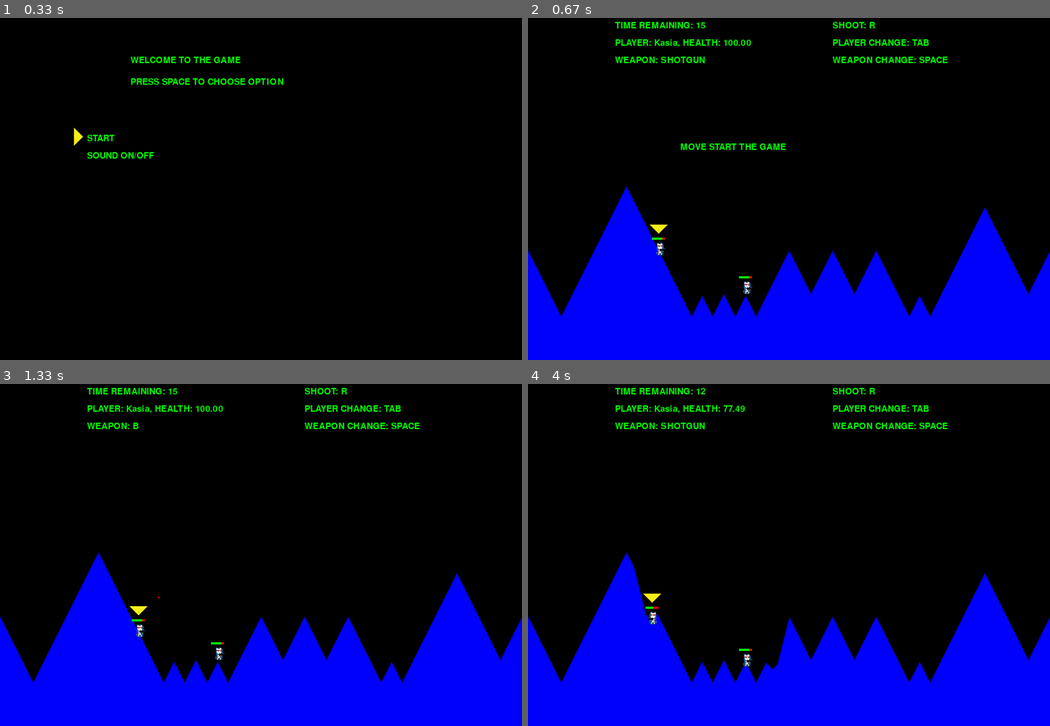
Above: before the commit, frames 1-4 (two rows, left to right).
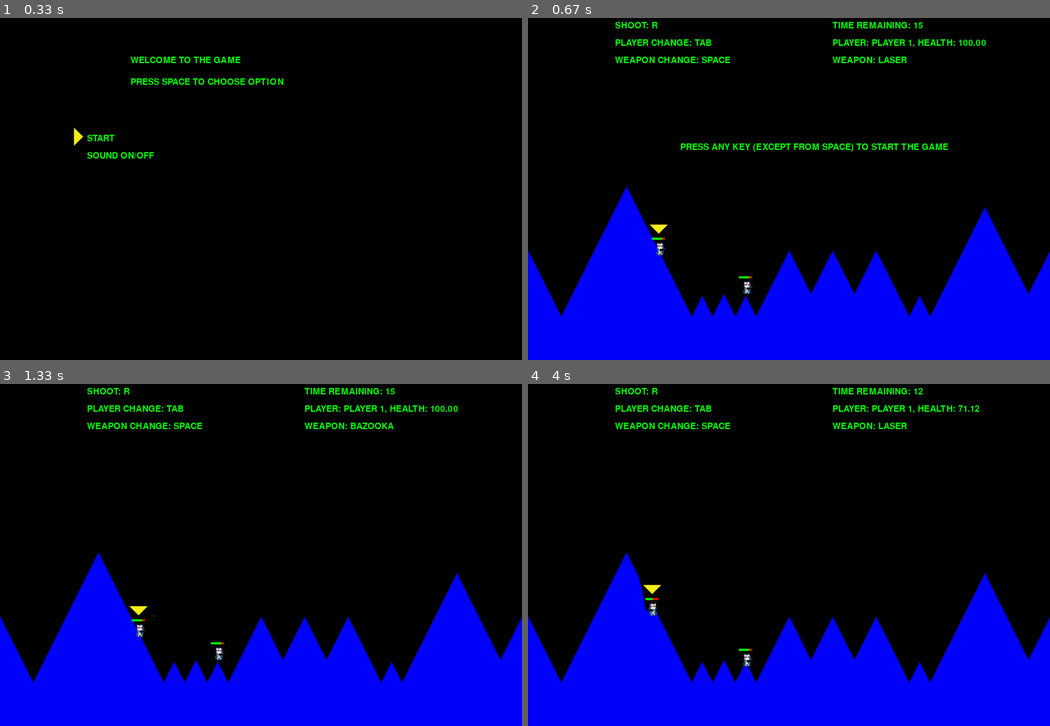
Above: after the commit, the same moments.

Repository: KatKopr/worms_in_pygame
Game: pygame game, started from main.py
The game is run twice, just before and just after one commit, with the same random seed, the same clock (stepped at 60 frames per second) and the same inputs.
Inputs:
- Up to frame 1 (0.33 s): no input
- Up to frame 2 (0.67 s): tap Space at 0.33 s
- Up to frame 3 (1.33 s): tap R at 0.67 s; hold Right from 1 s (still down); tap Space at 1.07 s
- Up to frame 4 (4 s): tap Space at 1.37, 1.57, 1.87, 2.13, 2.43, 2.57, 2.87, 3.23, 3.53 s; release Right at 1.47 s; hold Left 1.5-2.03 s; hold Left 2.07-2.47 s; hold Right 2.5-3.13 s; hold Left 3.17-3.63 s; tap R at 3.67 s

Frame 1 is identical in both runs. In frame 2, 2.1% of the frame differs, in the area x 16-88%, y 1-40%; in frame 3, 1.4%; in frame 4, 1.9%.

Commit message:
Add files via upload

Diff:
--- a/control.py
+++ b/control.py
@@ -15,7 +15,7 @@
         self.win=window
         self.world=[]
         self.events=[]
-        self.rocket_types=["SHOTGUN","B"]
+        self.rocket_types=["LASER","BAZOOKA"]
         self.timer=Timer(self)
         self.frame=Frame(self)
         self.alive_worms=[]
--- a/frame.py
+++ b/frame.py
@@ -13,7 +13,7 @@
     def draw(self):
         self.player=self.control.world.gamers[self.control.worm_no]
         health=self.control.worm.health/0.008
-        x=200
+        x=700
         y=700
         if sum(self.control.alive_worms) > 1:
             text="PLAYER: "+ self.player +", HEALTH: %.2f" % health
@@ -22,7 +22,7 @@
             te=[text3, text, text2]
             for t in te:
                 self.write(t, x, y+40*te.index(t), 30)
-            x2=x+500
+            x2=x-500
             te=["WEAPON CHANGE: SPACE","PLAYER CHANGE: TAB", "SHOOT: R", "MOVE: ARROWS"]
             for t in te:
                 self.write(t, x2, y+40*te.index(t), 30)
@@ -31,8 +31,8 @@
             self.control.game.over()
 
         if self.any_key:
-            t="MOVE START THE GAME"
-            self.write(t, x+150, y-200, 30)
+            t="PRESS ANY KEY (EXCEPT FROM SPACE) TO START THE GAME"
+            self.write(t, x-350, y-200, 30)
 
     def write(self, text, x, y, size):
         self.control.write(text, (0,255,0), x, y, size)
--- a/main.py
+++ b/main.py
@@ -20,7 +20,7 @@
 control.add_music_control(music_control)
 game=Game(control)
 control.add_game(game)
-gamers=("Kasia", "Piotr")
+gamers=("PLAYER 1", "PLAYER 2")
 high_scores=[]
 start_window=Start_Window(high_scores, win, control)
 music_control.play()
--- /dev/null
+++ b/options_control.py
@@ -0,0 +1,60 @@
+#!/usr/bin/env python3
+# -*- coding: utf-8 -*-
+from option import Option
+#from inputbox import InputBox
+
+class Options_Control:
+
+    def __init__(self, options, control, start_window):
+        self.options=options
+        self.control=control
+        self.window=start_window
+        self.sound=True
+
+    def starting_kit(self):
+        self.add_option(Option("START", 0 , 520))
+        self.add_option(Option("SOUND ON/OFF", 1, 480))
+        #self.options.append(Option("SET NICKNAMES", 2, 440))
+        #self.options.append(Option("HIGH SCORES", 3, 400))
+
+    def add_option(self,option):
+        self.options.append(option)
+
+    def display_options(self):
+        color=(0,255,0)
+        x=self.window.x_start
+        for option in self.options:
+            self.window.write(option.name ,color, x, option.y, 30)
+
+    def change_option(self, type):
+        a=len(self.options)
+        if type=="next":
+            self.window.option_no = (self.window.option_no+1)%a
+        else:
+            self.window.option_no = (self.window.option_no-1)%a
+        #y=self.y_start+100+40*self.option_no
+        self.window.draw_pointer()
+
+    def process_option(self):
+        a=self.options[self.window.option_no]
+        if a.name == "START":
+            self.control.game.start_again=True
+            self.window.quit()
+        #elif a.name == "SET NICKNAMES":
+            #self.window.inputbox.append(InputBox("name", (self.window.x_start, a.y), (100,40), self.window.window, self.control))
+            #self.gamers.append(self.translate_input())
+        elif a.name == "SOUND ON/OFF":
+            print("sound")
+            self.sound_control()
+        #elif a.name == "HIGH SCORES":
+            #self.see_high_scores()
+
+    def add_gamer(self, gamer):
+        self.window.gamers+=gamer
+
+    def sound_control(self):
+        self.sound=not self.sound
+        if self.sound:
+            self.control.music_control.play()
+        else:
+            self.control.music_control.stop()
--- a/rocket.py
+++ b/rocket.py
@@ -3,7 +3,7 @@
 import pygame
 
 class Rocket:
-    SPEED = 100
+    SPEED = 80
 
     def __init__(self, x, y, o, type):
         self.x = x
@@ -13,9 +13,12 @@
         self.type=type
 
     def get_pos(self):
-        t = self.t * Rocket.SPEED
+        t = self.t * (Rocket.SPEED + 20*self.type)
         x = self.x + self.orientation * t
-        y = self.y - 0.005*t*t + t
+        if self.type==0:
+            y = self.y+2
+        else:
+            y = self.y - 0.005*t*t + t
         return (x, y)
 
     def process_events(self, worm, time_delta, world, terrain):
@@ -26,8 +29,10 @@
             world.explode(x, y, self.type)
 
     def draw(self, window):
-        (x, y) = self.get_pos()
+        #(x, y) = self.get_pos()
+        (x,y)=(int(self.get_pos()[0]),window.get_height() - int(self.get_pos()[1]))
         if self.type==0:
-            pygame.draw.circle(window, (255,0,0), (int(x), window.get_height() - int(y)), 2)
+            #pygame.draw.circle(window, (255,0,0), (int(x), window.get_height() - int(y)), 2)
+            pygame.draw.line(window, (0,255,0), (x,y), (x+2,y))
         elif self.type==1:
-            pygame.draw.circle(window, (0,255,0), (int(x), window.get_height() - int(y)), 4)
+            pygame.draw.circle(window, (255,0,0), (x,y), 4)
--- a/start_window.py
+++ b/start_window.py
@@ -4,26 +4,26 @@
 import pygame
 import time
 
-from option import Option
+from options_control import Options_Control
 
 class Start_Window:
 
     def __init__(self, high_scores, window, control):
         self.gamers=[]
+        self.gamers2=[]
         self.sound=True
         self.running=True
         self.high_scores=high_scores
         self.window=window
         self.options=[]
-        self.options.append(Option("START", 0 , 520))
-        self.options.append(Option("SOUND ON/OFF", 1, 480))
-        #self.options.append(Option("SET NICKNAMES", 2, 440))
-        #self.options.append(Option("HIGH SCORES", 3, 400))
         self.option_no=0
         self.y_start=100
         self.x_start=200
         self.control=control
         self.music_control=self.control.music_control
+        self.options_control=Options_Control(self.options, self.control, self)
+        self.options_control.starting_kit()
+        self.inputbox=[]
 
     def run(self, prev_time):
         pygame.time.delay(20)
@@ -36,19 +36,53 @@
         self.time = next_time
         self.window.fill((0,0,0))
         self.set_frame()
-        self.display_options()
-        self.draw_pointer()
+        if len(self.inputbox) > 0:
+            self.gamers2.append(self.inputbox[0].activate())
+            #for i in self.gamers2:
+                #print(i)
+        else:
+            self.options_control.display_options()
+            self.draw_pointer()
         pygame.display.update()
 
     def process_events(self, time_delta, events):
+        #print("processing events")
         for event in events:
             if event.type == pygame.KEYDOWN and event.key == pygame.K_SPACE:
-                self.process_option()
+                self.options_control.process_option()
             if event.type == pygame.KEYDOWN and event.key == pygame.K_DOWN:
-                self.change_option("next")
+                self.options_control.change_option("next")
             if event.type == pygame.KEYDOWN and event.key == pygame.K_UP:
-                self.change_option("previous")
+                self.options_control.change_option("previous")
 
+    def quit(self):
+        self.running=False
+
+
+    def set_frame(self):
+        text="WELCOME TO THE GAME"
+        text2="PRESS SPACE TO CHOOSE OPTION"
+        color=(0,255,0)
+        x=300
+        y=self.control.change_coordinates(x,self.y_start)[1]
+        self.write(text,color, x, y, 30)
+        self.write(text2, color, x, y-50, 30)
+
+    def write(self, text, color, x, y, size):
+        font = pygame.font.Font(None, size)
+        text = font.render(text, 1, color)
+        self.window.blit(text, self.control.change_coordinates(x,y))
+
+    def draw_pointer(self):
+        x=self.x_start
+        y=self.options[self.option_no].y-5
+        y=self.control.change_coordinates(x,y)[1]
+        points=[[x-10, y], [x-30, y+20], [x-30, y-20]]
+        color=(247,240,25)
+        pygame.draw.polygon(self.window,color,points,0)
+
+
+    """
     def display_options(self):
         color=(0,255,0)
         x=self.x_start
@@ -87,10 +121,6 @@
         else:
             self.music_control.stop()
 
-    #def start_game(self):
-    def quit(self):
-        self.running=False
-
     def translate_input(events):
         name=""
         for event in events:
@@ -101,24 +131,6 @@
     def see_high_scores(self):
         pass
 
-    def set_frame(self):
-        text="WELCOME TO THE GAME"
-        text2="PRESS SPACE TO CHOOSE OPTION"
-        color=(0,255,0)
-        x=300
-        y=self.control.change_coordinates(x,self.y_start)[1]
-        self.write(text,color, x, y, 30)
-        self.write(text2, color, x, y-50, 30)
+    """
 
-    def write(self, text, color, x, y, size):
-        font = pygame.font.Font(None, size)
-        text = font.render(text, 1, color)
-        self.window.blit(text, self.control.change_coordinates(x,y))
-
-    def draw_pointer(self):
-        x=self.x_start
-        y=self.options[self.option_no].y-5
-        y=self.control.change_coordinates(x,y)[1]
-        points=[[x-10, y], [x-30, y+20], [x-30, y-20]]
-        color=(247,240,25)
-        pygame.draw.polygon(self.window,color,points,0)
+    #def start_game(self):
--- a/terrain.py
+++ b/terrain.py
@@ -26,11 +26,14 @@
             pygame.draw.line(window, (0,0,255), (i, window.get_height()), (i, window.get_height() - self.level[i]))
 
     def explode(self, x, y, type):
-        z=40*type
+        z=20*type
         for i in range(len(self.level)):
-            p = max(0, 40+z - abs(x-i))
+            p = max(0, 20+z - abs(x-i))
             self.level[i] -= max(0, min(2*p, self.level[i]-(y-p)))
 
 
     def get_level(self, x):
-        return self.level[x]
+        if x < len(self.level):
+            return self.level[x]
+        else:
+            return self.level[len(self.level)-1]
--- a/worm.py
+++ b/worm.py
@@ -25,10 +25,11 @@
         self.control=control
 
     def add_rocket(self, r):
-        self.rockets.append(r)
+        if len(self.rockets) < 5:
+            self.rockets.append(r)
 
     def remove_rocket(self,r):
-        self.rockets = []
+        del(self.rockets[0])
 
     def rocket_sound(self):
         if self.rocket_type==0:
